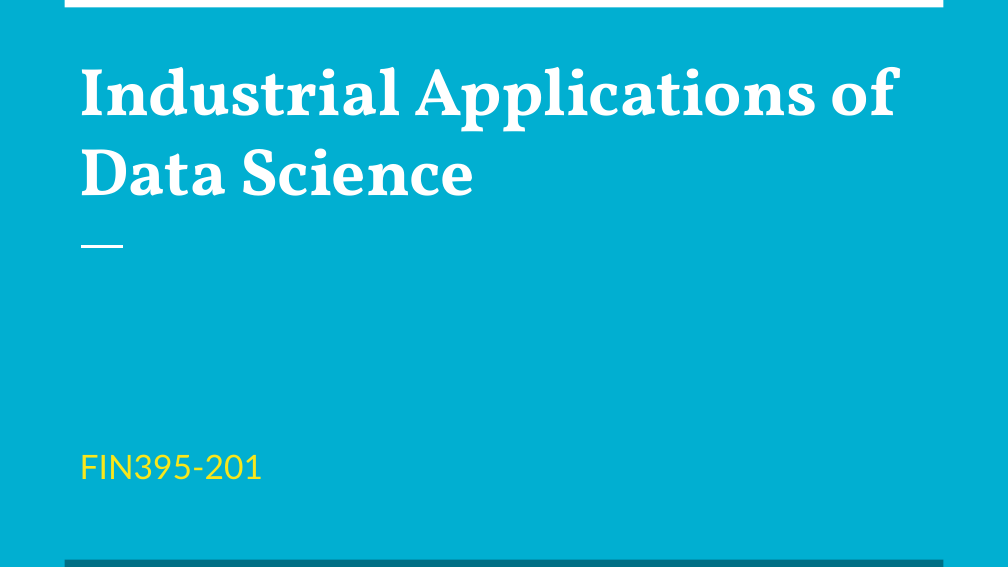
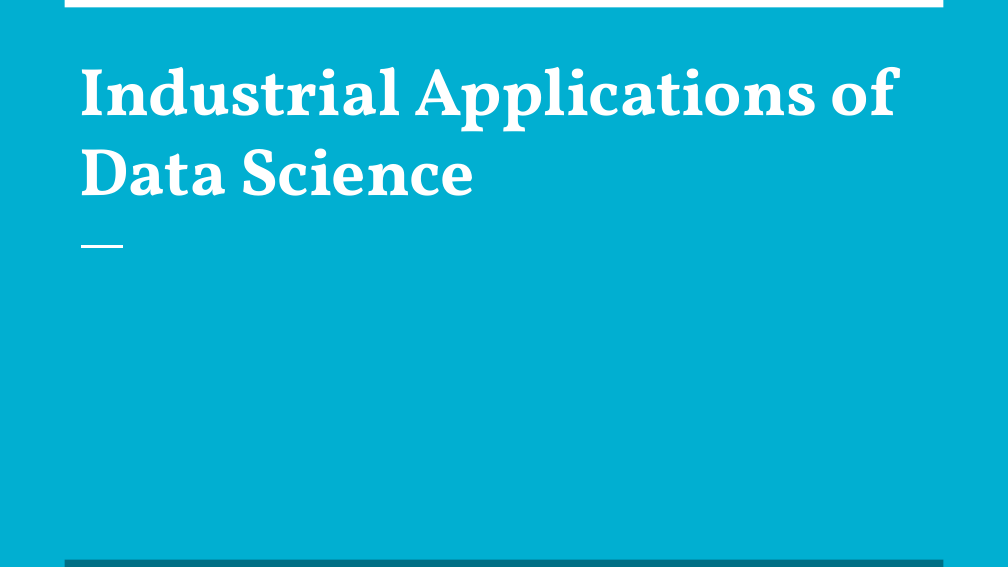
Before and after one commit to NolanSmithSolutions/Course, a slide deck: slide 1 of Intro/Welcome.pptx. Drawn at 1008x567 pixels with LibreOffice and Linux fonts; fonts in the diff are those of the drawing. Boxes give left, top, right and bottom in pixels: in the first picture for what was removed or moved away, otherwise in the second. Text is boxed around its words. In the diff, an @@ line names an element or a change of style, - is before the commit and + after.

```diff
--- a/Intro/Welcome.pptx
+++ b/Intro/Welcome.pptx
@@ subtitle removed at <box>80,454,263,480</box> @@
-FIN395-201
```
Also in this commit, not shown: 3 other files.
